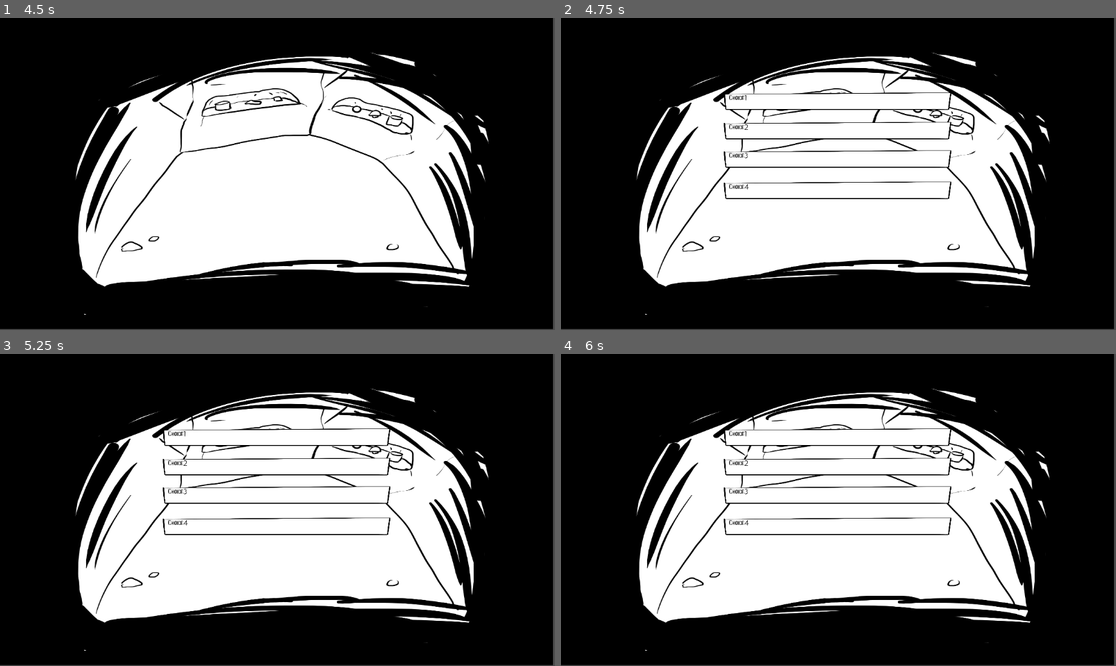
Above: before the commit, frames 1-4 (two rows, left to right).
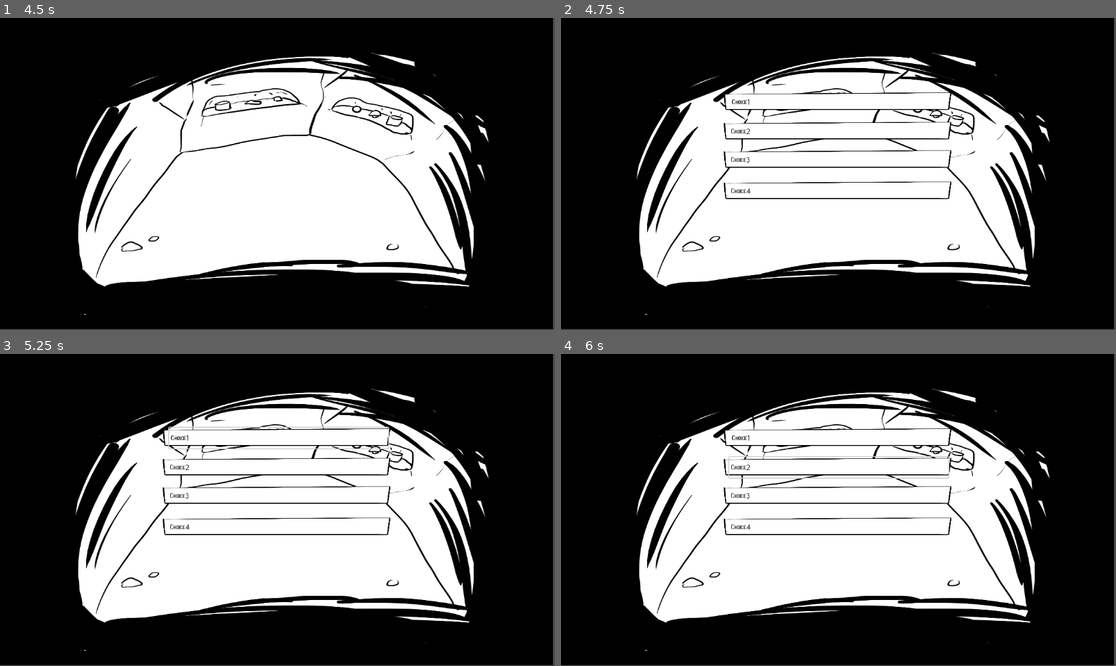
Above: after the commit, the same moments.

Repository: solomonlu/Godot-Survive-
Game: Godot game, scene res://scenes/Game.tscn
Same seed, same stepped clock (60 frames per second), same inputs: the game is played once before the commit and once after it.
Inputs (mouse positions are in pixels of both pictures, inside the frame that each line leads up to):
- Up to frame 1 (4.5 s): tap Enter at 0.5, 2, 3.5 s; move the mouse to (399, 158) at 0.52 s; press the mouse at (399, 158) at 0.53 s; tap Space at 1.25, 2.75, 4.25 s; move the mouse to (166, 189) at 1.27 s; release the mouse at (166, 189) at 1.28 s; click (166, 189) at 1.35 s; move the mouse to (333, 105) at 2.02 s; hold E (interact) 2.03-2.78 s; click (333, 105) at 2.3 s; move the mouse to (249, 236) at 2.77 s; click (249, 236) at 2.85 s; move the mouse to (444, 220) at 3.52 s; press the mouse at (444, 220) at 3.53 s; move the mouse to (111, 127) at 4.27 s; release the mouse at (111, 127) at 4.28 s; tap E (interact) at 4.35 s
- Up to frame 2 (4.75 s): click (672, 127) at 4.55 s
- Up to frame 3 (5.25 s): click (277, 438) at 5 s, where only the run after the commit has a clickable "Choice1"
- Up to frame 4 (6 s): click (838, 466) at 5.75 s, where only the run after the commit has a clickable "Choice2"

Frame 1 is identical in both runs. In frame 2, 0.3% of the frame differs, in the area x 30-35%, y 24-57%; in frame 3, 0.5%; in frame 4, 0.5%, in the area x 30-70%, y 24-57%.

Commit message:
choice改成了button

Diff:
--- a/scenes/Game.gd
+++ b/scenes/Game.gd
@@ -1,10 +1,7 @@
 extends Node2D
-class_name GameScene
 
 enum { STATE_INVALID, STATE_IMAGE_ONLY, STATE_DIALOG_SHOW, STATE_CHOICE_SHOW }
 var state = STATE_IMAGE_ONLY
-
-signal health_changed(current_hp)
 
 # Called when the node enters the scene tree for the first time.
 func _ready():
@@ -14,14 +11,12 @@
 	if event.is_action_pressed("click"):
 		match state:
 			STATE_IMAGE_ONLY:
-				print("set to STATE_DIALOG_SHOW")
 				state = STATE_INVALID
 				get_tree().call_group("DialogBox", "show_dialog")
 				var dialogBox = get_tree().get_first_node_in_group("DialogBox")
 				Dialogs.dialog_ended.connect(_on_dialog_end)
 				pass
 			STATE_DIALOG_SHOW:
-				print("set to STATE_CHOICE_SHOW")
 				state = STATE_CHOICE_SHOW
 				get_tree().call_group("ChoiceBox", "show_choice")
 				pass
--- a/scenes/UI/ChoiceBox.gd
+++ b/scenes/UI/ChoiceBox.gd
@@ -13,3 +13,23 @@
 
 func show_choice():
 	show()
+
+
+func _on_choice_text_1_pressed():
+	print("choice 1 pressed")
+	pass # Replace with function body.
+
+
+func _on_choice_text_2_pressed():
+	print("choice 2 pressed")
+	pass # Replace with function body.
+
+
+func _on_choice_text_3_pressed():
+	print("choice 3 pressed")
+	pass # Replace with function body.
+
+
+func _on_choice_text_4_pressed():
+	print("choice 4 pressed")
+	pass # Replace with function body.
--- a/scenes/UI/ChoiceBox.tscn
+++ b/scenes/UI/ChoiceBox.tscn
@@ -22,7 +22,54 @@
 texture = ExtResource("1_p4e77")
 expand_mode = 1
 
-[node name="ChoiceText1" type="Label" parent="ChoiceBackground1"]
+[node name="ChoiceText1" type="Button" parent="ChoiceBackground1"]
+layout_mode = 1
+anchors_preset = 8
+anchor_left = 0.5
+anchor_top = 0.5
+anchor_right = 0.5
+anchor_bottom = 0.5
+offset_left = -226.0
+offset_top = -21.0
+offset_right = 229.0
+offset_bottom = 22.0
+grow_horizontal = 2
+grow_vertical = 2
+theme_override_colors/font_color = Color(0, 0, 0, 1)
+theme_override_colors/font_pressed_color = Color(0, 0, 0, 1)
+theme_override_colors/font_hover_color = Color(0, 0, 0, 1)
+theme_override_colors/font_focus_color = Color(0, 0, 0, 1)
+theme_override_colors/font_hover_pressed_color = Color(0, 0, 0, 1)
+theme_override_colors/font_disabled_color = Color(0, 0, 0, 1)
+theme_override_colors/font_outline_color = Color(0, 0, 0, 1)
+theme_override_colors/icon_normal_color = Color(0, 0, 0, 1)
+theme_override_colors/icon_pressed_color = Color(0, 0, 0, 1)
+theme_override_colors/icon_hover_color = Color(0, 0, 0, 1)
+theme_override_colors/icon_hover_pressed_color = Color(0, 0, 0, 1)
+theme_override_colors/icon_focus_color = Color(0, 0, 0, 1)
+theme_override_colors/icon_disabled_color = Color(0, 0, 0, 1)
+theme_override_fonts/font = ExtResource("2_kdwmn")
+text = "Choice1"
+flat = true
+alignment = 0
+clip_text = true
+
+[node name="ChoiceBackground2" type="TextureRect" parent="."]
+anchors_preset = 8
+anchor_left = 0.5
+anchor_top = 0.5
+anchor_right = 0.5
+anchor_bottom = 0.5
+offset_left = -246.5
+offset_top = -111.0
+offset_right = 246.5
+offset_bottom = -67.0
+grow_horizontal = 2
+grow_vertical = 2
+texture = ExtResource("1_p4e77")
+expand_mode = 1
+
+[node name="ChoiceText2" type="Button" parent="ChoiceBackground2"]
 layout_mode = 1
 anchors_preset = 8
 anchor_left = 0.5
@@ -36,26 +83,40 @@
 grow_horizontal = 2
 grow_vertical = 2
 theme_override_colors/font_color = Color(0, 0, 0, 1)
-theme_override_fonts/font = ExtResource("2_kdwmn")
-text = "Choice1"
-clip_text = true
-
-[node name="ChoiceBackground2" type="TextureRect" parent="."]
-anchors_preset = 8
-anchor_left = 0.5
-anchor_top = 0.5
-anchor_right = 0.5
-anchor_bottom = 0.5
-offset_left = -246.5
-offset_top = -111.0
-offset_right = 246.5
-offset_bottom = -67.0
-grow_horizontal = 2
-grow_vertical = 2
-texture = ExtResource("1_p4e77")
-expand_mode = 1
-
-[node name="ChoiceText2" type="Label" parent="ChoiceBackground2"]
+theme_override_colors/font_pressed_color = Color(0, 0, 0, 1)
+theme_override_colors/font_hover_color = Color(0, 0, 0, 1)
+theme_override_colors/font_focus_color = Color(0, 0, 0, 1)
+theme_override_colors/font_hover_pressed_color = Color(0, 0, 0, 1)
+theme_override_colors/font_disabled_color = Color(0, 0, 0, 1)
+theme_override_colors/font_outline_color = Color(0, 0, 0, 1)
+theme_override_colors/icon_normal_color = Color(0, 0, 0, 1)
+theme_override_colors/icon_pressed_color = Color(0, 0, 0, 1)
+theme_override_colors/icon_hover_color = Color(0, 0, 0, 1)
+theme_override_colors/icon_hover_pressed_color = Color(0, 0, 0, 1)
+theme_override_colors/icon_focus_color = Color(0, 0, 0, 1)
+theme_override_colors/icon_disabled_color = Color(0, 0, 0, 1)
+theme_override_fonts/font = ExtResource("2_kdwmn")
+text = "Choice2"
+flat = true
+alignment = 0
+clip_text = true
+
+[node name="ChoiceBackground3" type="TextureRect" parent="."]
+anchors_preset = 8
+anchor_left = 0.5
+anchor_top = 0.5
+anchor_right = 0.5
+anchor_bottom = 0.5
+offset_left = -246.5
+offset_top = -52.0
+offset_right = 246.5
+offset_bottom = -8.0
+grow_horizontal = 2
+grow_vertical = 2
+texture = ExtResource("1_p4e77")
+expand_mode = 1
+
+[node name="ChoiceText3" type="Button" parent="ChoiceBackground3"]
 layout_mode = 1
 anchors_preset = 8
 anchor_left = 0.5
@@ -69,26 +130,40 @@
 grow_horizontal = 2
 grow_vertical = 2
 theme_override_colors/font_color = Color(0, 0, 0, 1)
-theme_override_fonts/font = ExtResource("2_kdwmn")
-text = "Choice2"
-clip_text = true
-
-[node name="ChoiceBackground3" type="TextureRect" parent="."]
-anchors_preset = 8
-anchor_left = 0.5
-anchor_top = 0.5
-anchor_right = 0.5
-anchor_bottom = 0.5
-offset_left = -246.5
-offset_top = -52.0
-offset_right = 246.5
-offset_bottom = -8.0
-grow_horizontal = 2
-grow_vertical = 2
-texture = ExtResource("1_p4e77")
-expand_mode = 1
-
-[node name="ChoiceText3" type="Label" parent="ChoiceBackground3"]
+theme_override_colors/font_pressed_color = Color(0, 0, 0, 1)
+theme_override_colors/font_hover_color = Color(0, 0, 0, 1)
+theme_override_colors/font_focus_color = Color(0, 0, 0, 1)
+theme_override_colors/font_hover_pressed_color = Color(0, 0, 0, 1)
+theme_override_colors/font_disabled_color = Color(0, 0, 0, 1)
+theme_override_colors/font_outline_color = Color(0, 0, 0, 1)
+theme_override_colors/icon_normal_color = Color(0, 0, 0, 1)
+theme_override_colors/icon_pressed_color = Color(0, 0, 0, 1)
+theme_override_colors/icon_hover_color = Color(0, 0, 0, 1)
+theme_override_colors/icon_hover_pressed_color = Color(0, 0, 0, 1)
+theme_override_colors/icon_focus_color = Color(0, 0, 0, 1)
+theme_override_colors/icon_disabled_color = Color(0, 0, 0, 1)
+theme_override_fonts/font = ExtResource("2_kdwmn")
+text = "Choice3"
+flat = true
+alignment = 0
+clip_text = true
+
+[node name="ChoiceBackground4" type="TextureRect" parent="."]
+anchors_preset = 8
+anchor_left = 0.5
+anchor_top = 0.5
+anchor_right = 0.5
+anchor_bottom = 0.5
+offset_left = -246.5
+offset_top = 13.0
+offset_right = 246.5
+offset_bottom = 57.0
+grow_horizontal = 2
+grow_vertical = 2
+texture = ExtResource("1_p4e77")
+expand_mode = 1
+
+[node name="ChoiceText4" type="Button" parent="ChoiceBackground4"]
 layout_mode = 1
 anchors_preset = 8
 anchor_left = 0.5
@@ -102,39 +177,25 @@
 grow_horizontal = 2
 grow_vertical = 2
 theme_override_colors/font_color = Color(0, 0, 0, 1)
-theme_override_fonts/font = ExtResource("2_kdwmn")
-text = "Choice3"
-clip_text = true
-
-[node name="ChoiceBackground4" type="TextureRect" parent="."]
-anchors_preset = 8
-anchor_left = 0.5
-anchor_top = 0.5
-anchor_right = 0.5
-anchor_bottom = 0.5
-offset_left = -246.5
-offset_top = 13.0
-offset_right = 246.5
-offset_bottom = 57.0
-grow_horizontal = 2
-grow_vertical = 2
-texture = ExtResource("1_p4e77")
-expand_mode = 1
-
-[node name="ChoiceText4" type="Label" parent="ChoiceBackground4"]
-layout_mode = 1
-anchors_preset = 8
-anchor_left = 0.5
-anchor_top = 0.5
-anchor_right = 0.5
-anchor_bottom = 0.5
-offset_left = -227.5
-offset_top = -21.0
-offset_right = 227.5
-offset_bottom = 22.0
-grow_horizontal = 2
-grow_vertical = 2
-theme_override_colors/font_color = Color(0, 0, 0, 1)
+theme_override_colors/font_pressed_color = Color(0, 0, 0, 1)
+theme_override_colors/font_hover_color = Color(0, 0, 0, 1)
+theme_override_colors/font_focus_color = Color(0, 0, 0, 1)
+theme_override_colors/font_hover_pressed_color = Color(0, 0, 0, 1)
+theme_override_colors/font_disabled_color = Color(0, 0, 0, 1)
+theme_override_colors/font_outline_color = Color(0, 0, 0, 1)
+theme_override_colors/icon_normal_color = Color(0, 0, 0, 1)
+theme_override_colors/icon_pressed_color = Color(0, 0, 0, 1)
+theme_override_colors/icon_hover_color = Color(0, 0, 0, 1)
+theme_override_colors/icon_hover_pressed_color = Color(0, 0, 0, 1)
+theme_override_colors/icon_focus_color = Color(0, 0, 0, 1)
+theme_override_colors/icon_disabled_color = Color(0, 0, 0, 1)
 theme_override_fonts/font = ExtResource("2_kdwmn")
 text = "Choice4"
-clip_text = true
+flat = true
+alignment = 0
+clip_text = true
+
+[connection signal="pressed" from="ChoiceBackground1/ChoiceText1" to="." method="_on_choice_text_1_pressed"]
+[connection signal="pressed" from="ChoiceBackground2/ChoiceText2" to="." method="_on_choice_text_2_pressed"]
+[connection signal="pressed" from="ChoiceBackground3/ChoiceText3" to="." method="_on_choice_text_3_pressed"]
+[connection signal="pressed" from="ChoiceBackground4/ChoiceText4" to="." method="_on_choice_text_4_pressed"]
